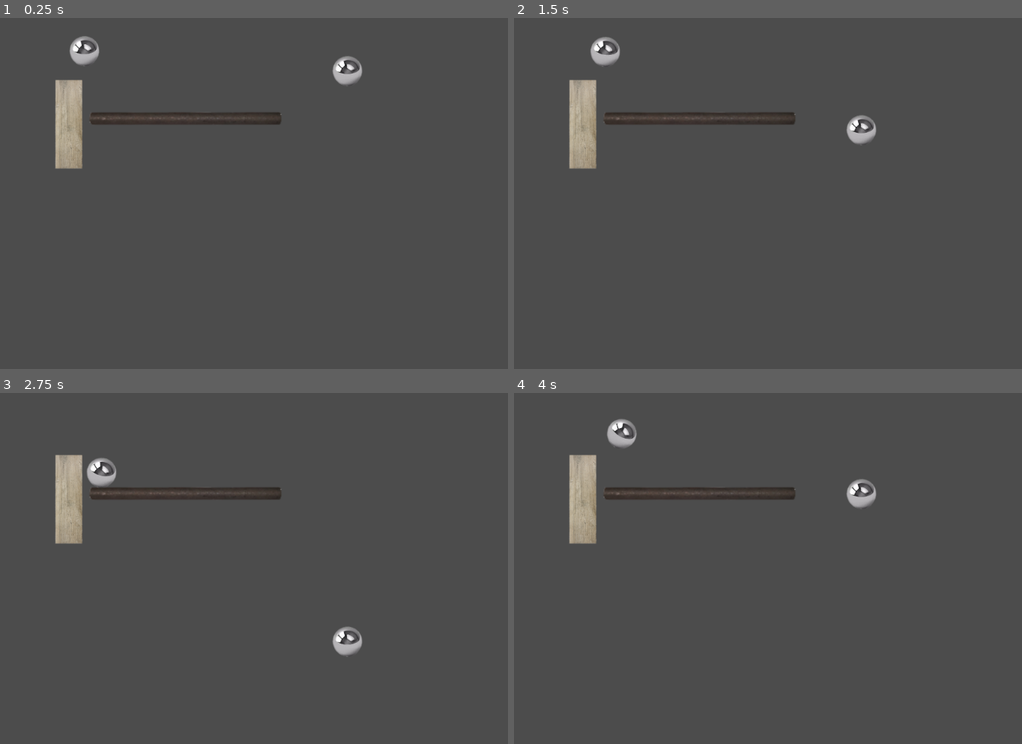
Above: before the commit, frames 1-4 (two rows, left to right).
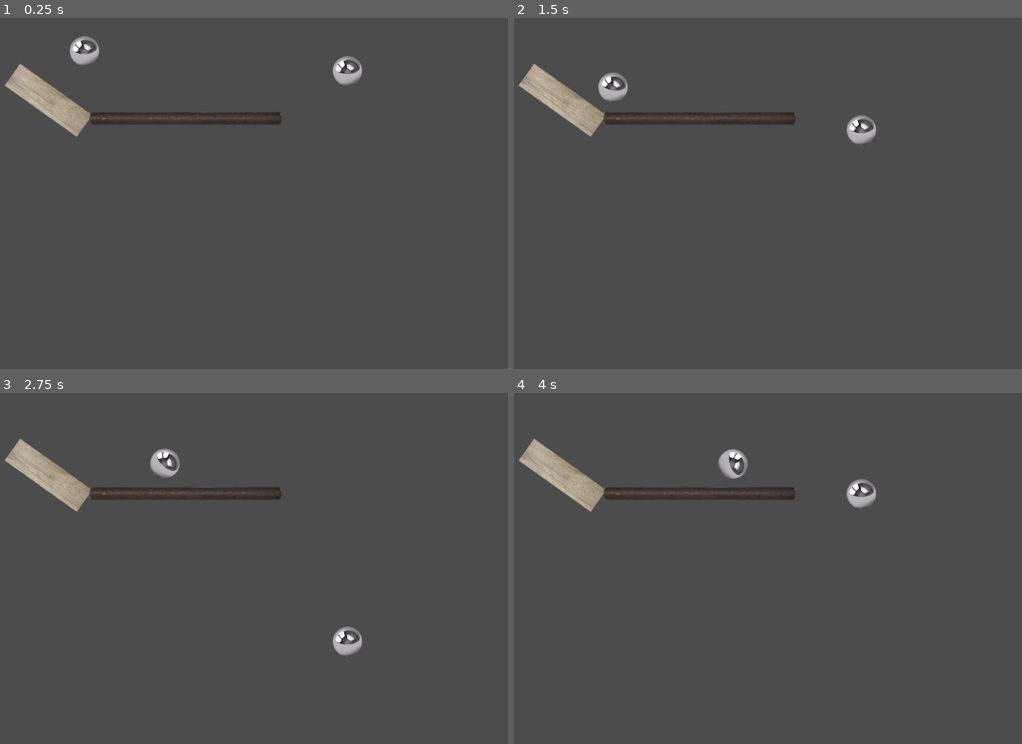
Above: after the commit, the same moments.

Repository: justinlok/219Jammer
Game: Godot game, scene res://Main.tscn
The game is run twice, just before and just after one commit, with the same random seed, the same clock (stepped at 60 frames per second) and the same inputs.
Inputs:
- Up to frame 1 (0.25 s): no input
- Up to frame 2 (1.5 s): no input
- Up to frame 3 (2.75 s): no input
- Up to frame 4 (4 s): no input

The runs differ from the first frame. In frame 1, 1.8% of the frame differs, in the area x 0-18%, y 13-43%; in frame 2, 2.4%, in the area x 0-23%, y 5-43%; in frame 3, 2.4%; in frame 4, 2.4%.

Commit message:
Texture updates

Diff:
--- a/Ball.tscn
+++ b/Ball.tscn
@@ -4,8 +4,8 @@
 [ext_resource path="res://Ball.gd" type="Script" id=2]
 
 [sub_resource type="PhysicsMaterial" id=1]
-friction = 0.2
-bounce = 1.0
+friction = 0.05
+bounce = 2.0
 
 [sub_resource type="CircleShape2D" id=2]
 radius = 24.7757
--- a/Main.tscn
+++ b/Main.tscn
@@ -9,7 +9,8 @@
 script = ExtResource( 3 )
 
 [node name="wood slab" parent="." instance=ExtResource( 4 )]
-position = Vector2( 274.673, 181.107 )
+position = Vector2( 238.997, 139.485 )
+rotation = -0.952433
 
 [node name="Wall" parent="." instance=ExtResource( 2 )]
 position = Vector2( 474.775, 171.76 )
--- /dev/null
+++ b/Rubber Wall.tscn
@@ -0,0 +1,19 @@
+[gd_scene load_steps=3 format=2]
+
+[ext_resource path="res://Sprites/Wood Plank (vertical).png" type="Texture" id=1]
+
+[sub_resource type="RectangleShape2D" id=1]
+extents = Vector2( 22.3372, 73.7282 )
+
+[node name="wood slab" type="RigidBody2D"]
+position = Vector2( 451.178, 179.219 )
+mode = 1
+
+[node name="CollisionShape2D" type="CollisionShape2D" parent="."]
+position = Vector2( 0, -4.02239 )
+shape = SubResource( 1 )
+
+[node name="Sprite" type="Sprite" parent="."]
+position = Vector2( -0.943848, 0 )
+scale = Vector2( 0.67196, 0.573341 )
+texture = ExtResource( 1 )
--- /dev/null
+++ b/Stud Plate.gd
@@ -0,0 +1,16 @@
+extends Area2D
+
+
+# Declare member variables here. Examples:
+# var a = 2
+# var b = "text"
+
+
+# Called when the node enters the scene tree for the first time.
+func _ready():
+	pass # Replace with function body.
+
+
+# Called every frame. 'delta' is the elapsed time since the previous frame.
+#func _process(delta):
+#	pass
Not shown, added: Sprites/LEGO base plate.png.import
Binary file added: Sprites/Stud plate.png
Not shown, added: Sprites/Stud plate.png.import
